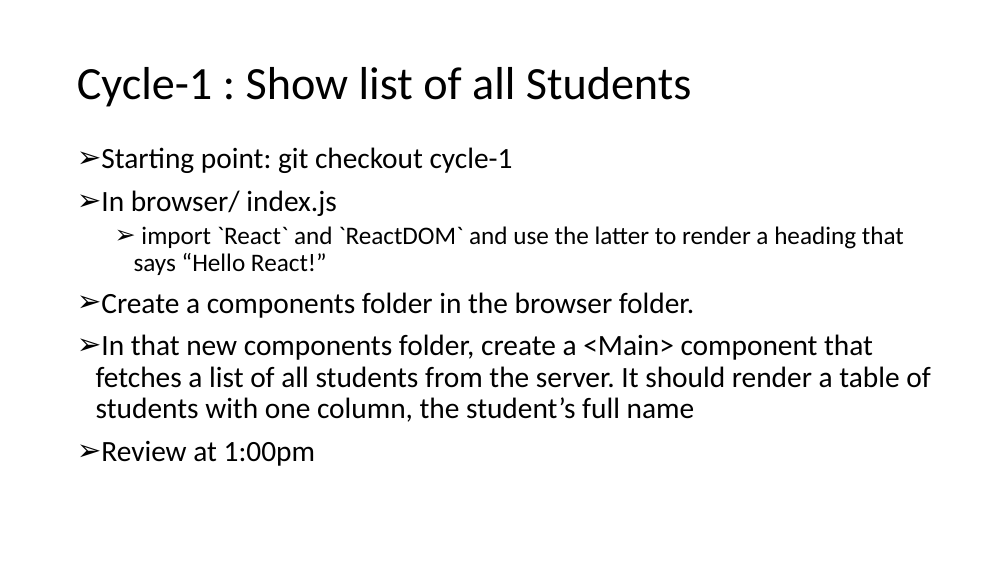
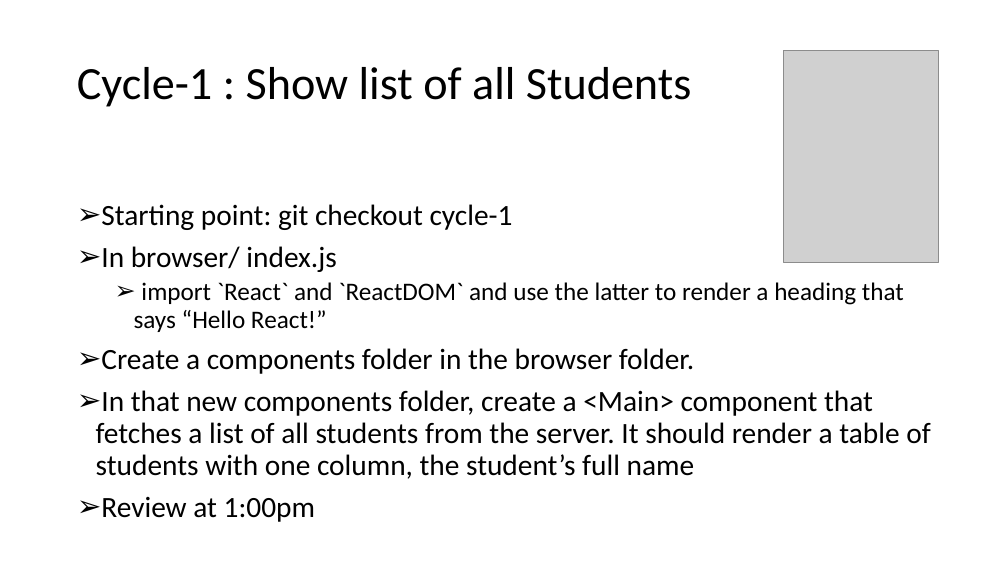
Before and after one commit to FullstackAcademy/Study-Saturday-React, a slide deck: slide 3 of Study Staurday - w3.pptx. Drawn at 1008x567 pixels with LibreOffice and Linux fonts; fonts in the diff are those of the drawing; grey boxes stand for pictures. Boxes give left, top, right and bottom in pixels: in the first picture for what was removed or moved away, otherwise in the second. Text is boxed around its words. In the diff, an @@ line names an element or a change of style, - is before the commit and + after.

```diff
--- a/Study Staurday - w3.pptx
+++ b/Study Staurday - w3.pptx
@@ picture added at box(784, 51, 938, 263) @@
@@ text "Starting point: git checkout cycle-1": place and size @@
-text "Starting point: git checkout cycle-1" at box(96, 147, 930, 466)
+text "Starting point: git checkout cycle-1" at box(96, 204, 930, 522)
```
Also in this commit, not shown: 1 other slide changed.
